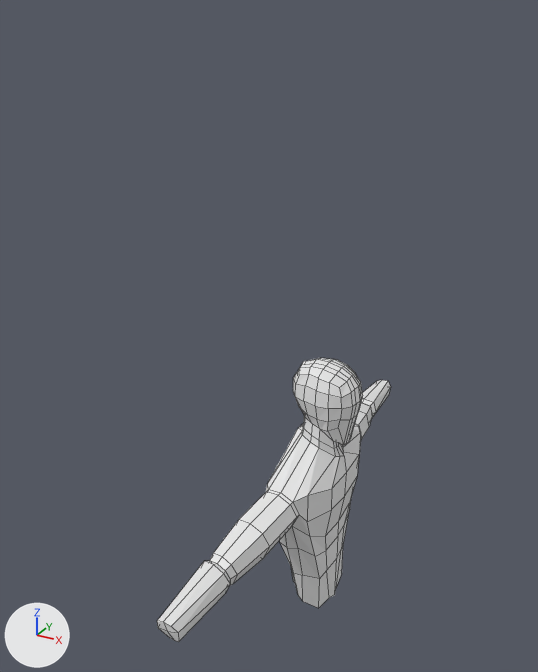
The Blender file blender_models/lowpolySamuraiMod.blend: old version first, new version second.
Camera for both pictures: a 50 mm camera at (10.5, -23.8, 24.0) aimed at (-2.2, -0.7, 12.5). Lighting does not change. The marker at lower left points along +X, +Y and +Z. Mesh edges are drawn as thin lines.
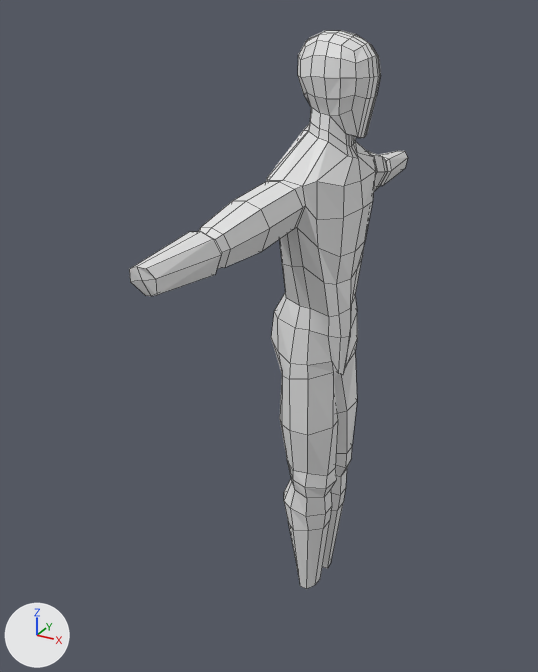
What differs and where, as boxes [x1, y1, x2, y2] in the pictures (538 x 672 px):
'Cube', reshaped, moved (19% wider, 96% taller): before [157, 358, 391, 642]; after [129, 30, 408, 589]
part 1 of me_cube_011, built on: before [278, 424, 362, 608]; after [271, 138, 377, 589]

Patch to the scene script:
```diff
--- a/blender_models/lowpolySamuraiMod.blend.py
+++ b/blender_models/lowpolySamuraiMod.blend.py
@@ me_cube_011 @@
 # used by ob_cube; location = (0.03, -0.02, 10.26); scale = (0.777, 0.748, 1.0)
-me_cube_011.from_pydata(...)  # 187 vertices, 168 faces; spans x -2.28..1.73, y 0.0..12.9, z -9.87..1.34
+me_cube_011.from_pydata(...)  # 263 vertices, 244 faces, 2 loose edges; spans x -2.63..1.73, y 0.0..12.9, z -20.71..1.34
+# me_cube_011 part 1
+# 9 vertices are removed from x -1.49..0.86, y 0.0..2.26, z -9.87..-8.95
+# 8 faces are deleted
+# 20 vertices move from x -1.44..1.14, y 0.0..4.24, z -8.12..-3.01 to x -1.9..1.35, y 0.0..3.93, z -8.17..-3.01
+# 85 vertices are added at x -2.63..1.03, y 0.0..2.82, z -20.71..-8.29
+# 2 loose edges are added
+# 84 new faces join them
@@ ob_cube @@
 ob_cube = bpy.data.objects.new('Cube', me_cube_011)
-ob_cube.location = (0.03, -0.02, 10.26)
+ob_cube.location = (0.03, -0.02, 22.06)
 ob_cube.scale = (0.777, 0.748, 1.0)
```
